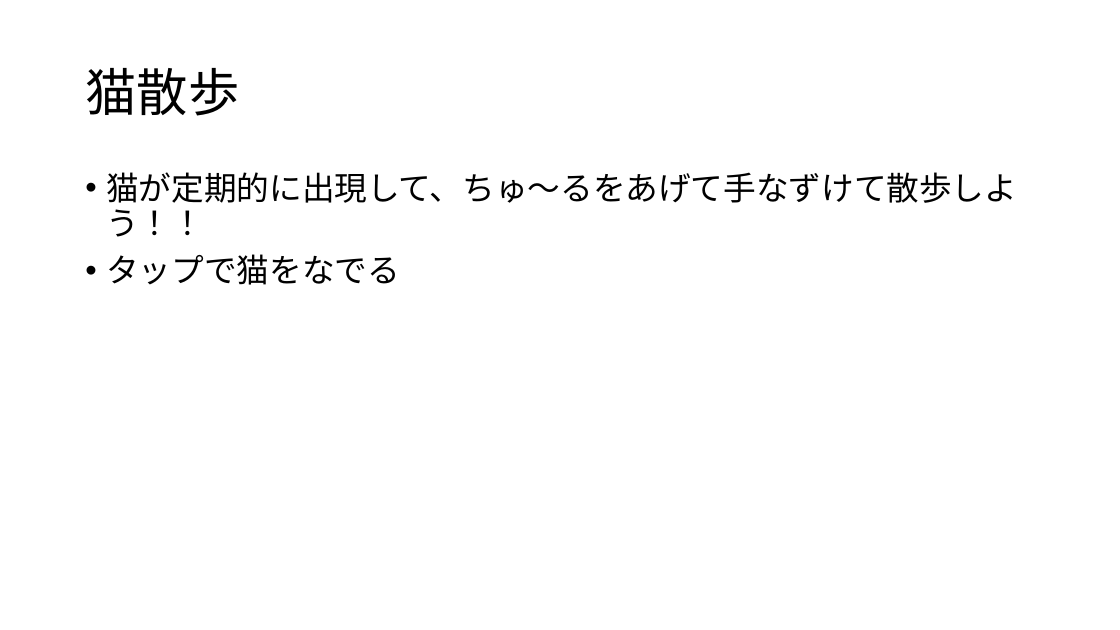
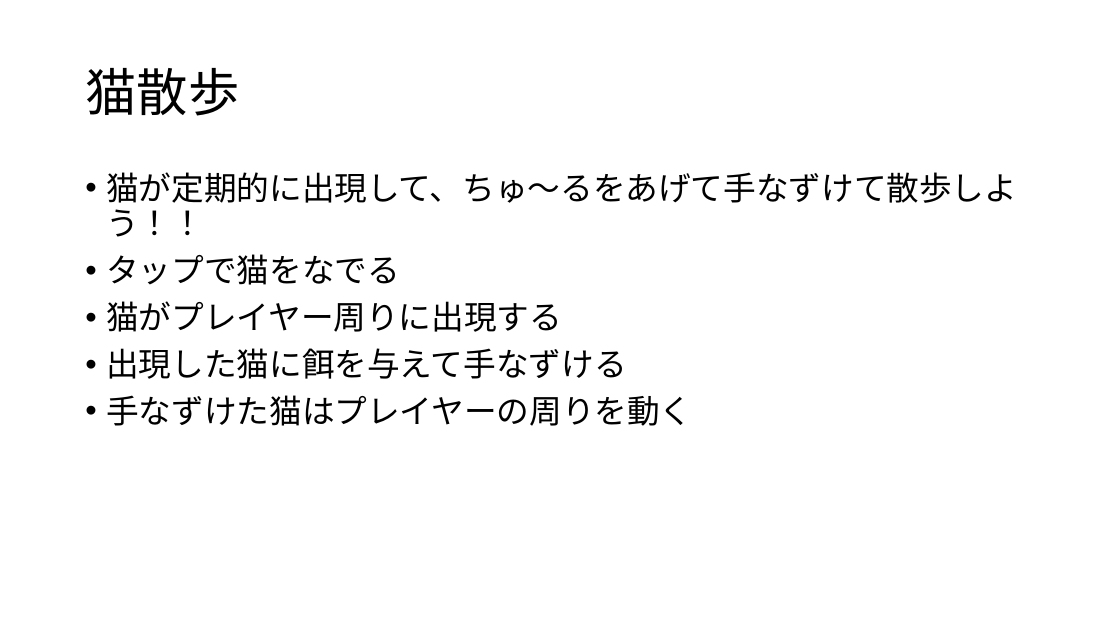
Before and after one commit to chogeru/ARCat, a slide deck: slide 2 of 猫と僕たち.pptx. Drawn at 1120x630 pixels with LibreOffice and Linux fonts; fonts in the diff are those of the drawing. Boxes give left, top, right and bottom in pixels: in the first picture for what was removed or moved away, otherwise in the second. Text is boxed around its words. In the diff, an @@ line names an element or a change of style, - is before the commit and + after.

Commit message:
プレゼン

```diff
--- a/猫と僕たち.pptx
+++ b/猫と僕たち.pptx
@@ text at (x1=106, y1=301, x2=692, y2=426): paragraphs added @@
+• 猫がプレイヤー周りに出現する
+• 出現した猫に餌を与えて手なずける
+• 手なずけた猫はプレイヤーの周りを動く
```
Also in this commit, not shown: 2 other slides changed, 1 slide added.
